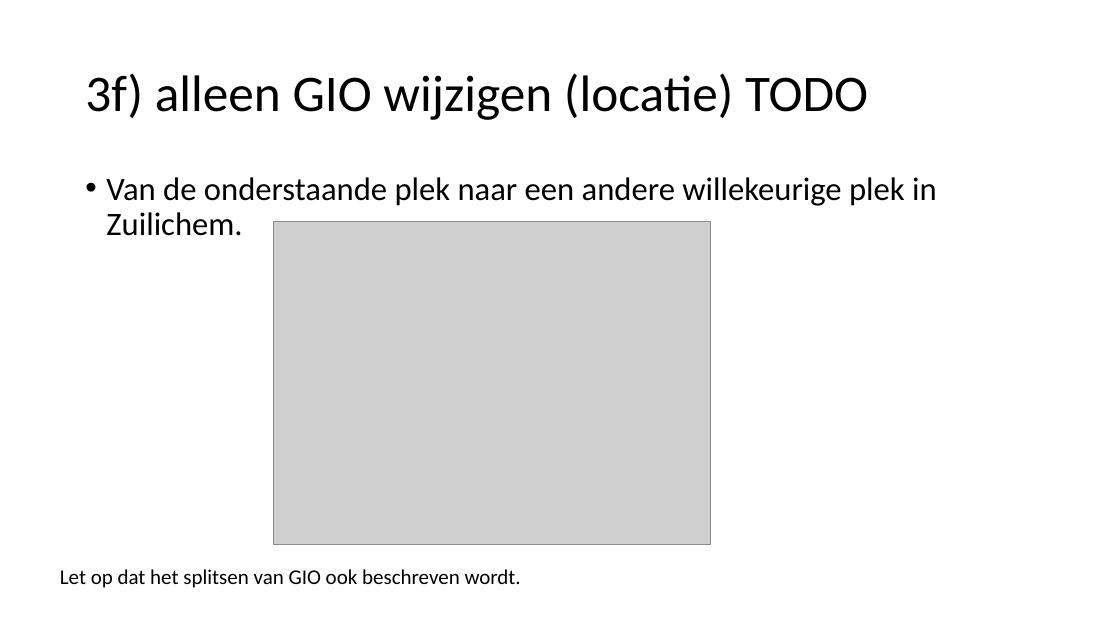
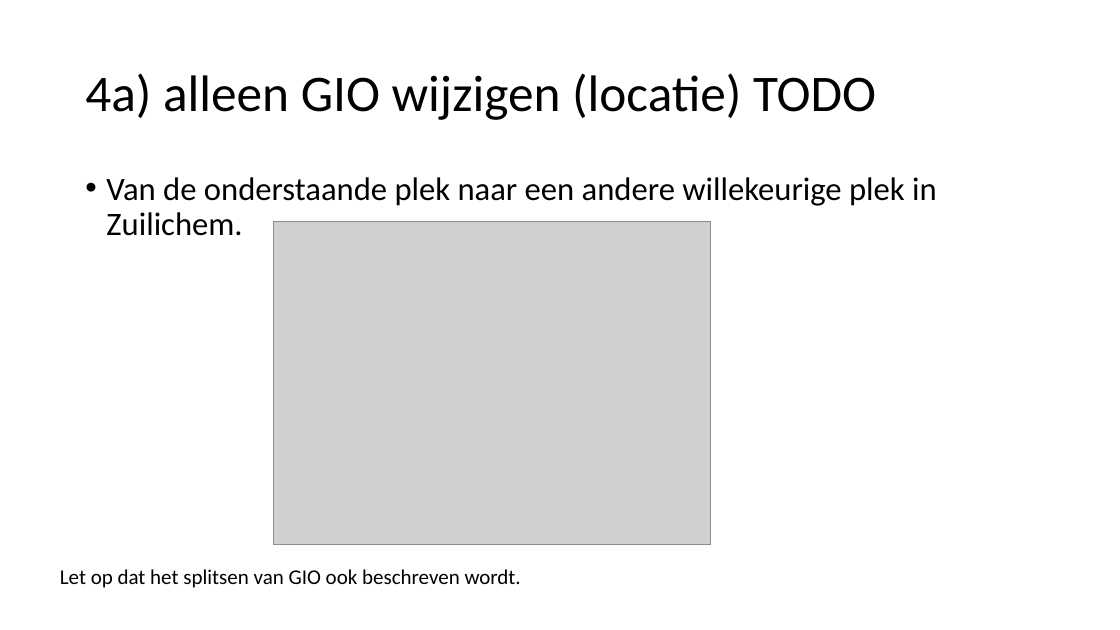
Before and after one commit to Geonovum/xml_omgevingsplan_gemeentestad, a slide deck: slide 16 of Submutatiescenario_s.pptx (slide 19 before the commit). Drawn at 1120x630 pixels with LibreOffice and Linux fonts; fonts in the diff are those of the drawing; grey boxes stand for pictures. Boxes give left, top, right and bottom in pixels: in the first picture for what was removed or moved away, otherwise in the second. Text is boxed around its words. In the diff, an @@ line names an element or a change of style, - is before the commit and + after.

```diff
--- a/Submutatiescenario_s.pptx
+++ b/Submutatiescenario_s.pptx
@@ title at [85,73,876,120]: text changed @@
-3f) alleen GIO wijzigen (locatie) TODO
+4a) alleen GIO wijzigen (locatie) TODO
```
Also in this commit, not shown: 13 other slides changed, 2 slides added, 5 slides removed.
